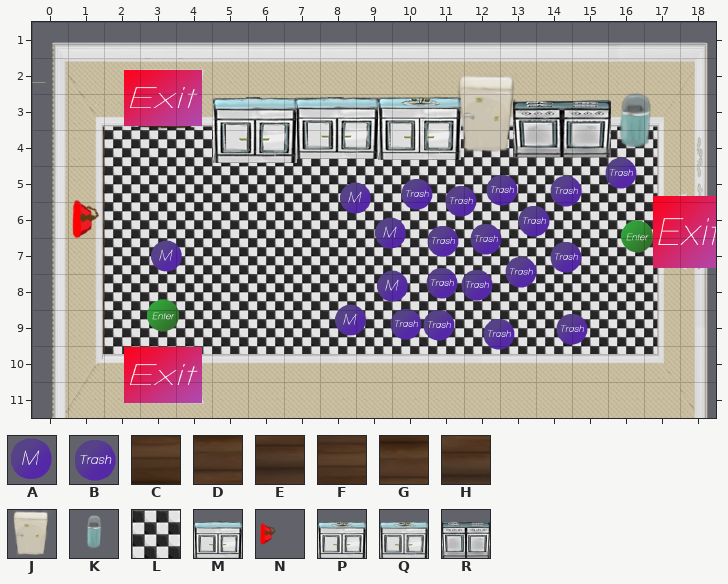
Tiled map: Tiled Maps/Kitchen_Dirty.tmx. Above is the file before it was changed.
Cells are 100x100 px. Shown: x 0..18, y 1..11.
Key: from "enemy_sheet_100x100tiles": A 0, B 3; from "floor_sheet": C 78, D 93, E 108, F 123, G 138, H 153; from "fridge": J 0; from "kitchen-trash": K 0; from "kitchen_tile": L 0; from "kitchencounter": M 0; from "kitchenphone": N 0; from "sink": P 0; from "sink128": Q 0; from "stove": R 0.
_ is an empty cell, # one hidden under a higher layer.
Objects are placed by their top-left corner, in cells (3,4 is the top-left corner of cell 3,4); size is 1x1 cell unless given.
Layers that did not change in this view are not listed.
Layer "Floor" before, first column x 0:
 1 ___________________
 2 _#################_
 3 _CLLLL_LLQLLLLLLLL_
 4 _DLLLLLLLLLLLLLLLL_
 5 _ELLLLLLLLLLLLLLLL_
 6 _FLLLLLLLLLLLLLLLL_
 7 _GLLLLLLLLLLLLLLLL_
 8 _HLLLLLLLLLLLLLLLL_
 9 _FLLLLLLLLLLLLLLLL_
10 _GLLLLLLLLLLLLLLLL_
11 _H################_
Objects on layer "Mice #2" before:
B at 15.8,4.7
B at 14.3,5.2
A at 8.5,5.4
A at 9.5,6.4
A at 3.3,7
B at 14.3,7
A at 9.5,7.9
A at 8.3,8.8
B at 14.5,9
Objects on layer "Trash #2" before:
B at 12.5,5.2
B at 10.2,5.3
B at 11.4,5.5
B at 13.4,6
B at 12.1,6.5
B at 10.9,6.6
B at 13,7.4
B at 10.9,7.7
B at 11.8,7.8
B at 9.9,8.9
B at 10.8,8.9
B at 12.4,9.2
Objects on layer "Furniture" before:
J at 11.6,2.4 size 2.1x2.3
R at 13.4,2.7 size 2.7x2.1
M at 7.3,2.6 size 2.3x2.2
P at 9.6,2.5 size 2.3x2.3
K at 15.4,2.8 size 2.7x2.2
M at 5,2.5 size 2.3x2.4
N at 0.9,5.3 size 2.2x2.3
The same view after the edit:
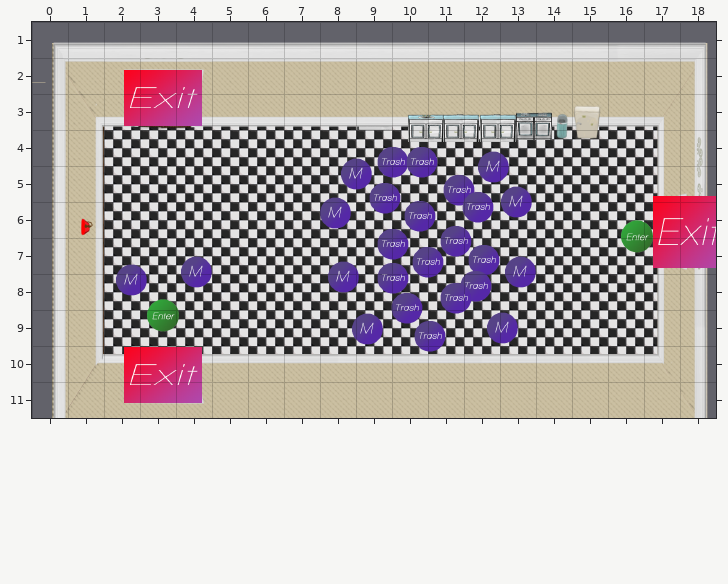
Difference:
Layer "Floor":
y 3: x 6 _ -> L
Layer "Mice #2" (removed):
removed: B at 15.8,4.7
removed: B at 14.3,5.2
removed: A at 8.5,5.4
removed: A at 9.5,6.4
removed: A at 3.3,7
removed: B at 14.3,7
removed: A at 9.5,7.9
removed: A at 8.3,8.8
removed: B at 14.5,9
Layer "Trash #2" (removed):
removed: B at 12.5,5.2
removed: B at 10.2,5.3
removed: B at 11.4,5.5
removed: B at 13.4,6
removed: B at 12.1,6.5
removed: B at 10.9,6.6
removed: B at 13,7.4
removed: B at 10.9,7.7
removed: B at 11.8,7.8
removed: B at 9.9,8.9
removed: B at 10.8,8.9
removed: B at 12.4,9.2
Layer "Mice" (added):
added: A at 12.3,4.6
added: A at 8.5,4.7
added: A at 13,5.5
added: A at 7.9,5.8
added: A at 4.1,7.5
added: A at 13.1,7.5
added: A at 8.2,7.6
added: A at 2.3,7.7
added: A at 12.6,9
added: A at 8.8,9.1
Layer "Trash" (added):
added: B at 9.5,4.4
added: B at 10.3,4.4
added: B at 11.3,5.2
added: B at 9.3,5.4
added: B at 11.9,5.6
added: B at 10.3,5.9
added: B at 11.2,6.6
added: B at 9.5,6.7
added: B at 12,7.1
added: B at 10.5,7.2
added: B at 9.5,7.6
added: B at 11.8,7.8
added: B at 11.2,8.2
added: B at 9.9,8.4
added: B at 10.5,9.2
Layer "Furniture":
changed: R at 13.4,2.7 size 2.7x2.1 -> R at 13.4,3.3
changed: J at 11.6,2.4 size 2.1x2.3 -> J at 14.9,3.3
changed: P at 9.6,2.5 size 2.3x2.3 -> P at 10.4,3.3
changed: M at 7.3,2.6 size 2.3x2.2 -> M at 12.4,3.3
changed: M at 5,2.5 size 2.3x2.4 -> M at 11.4,3.3
changed: K at 15.4,2.8 size 2.7x2.2 -> K at 14.2,3.4
changed: N at 0.9,5.3 size 2.2x2.3 -> N at 1.3,6.2
Pixel boxes of the changes (left, top, right, bottom) in both pictures:
changed: (72, 75, 651, 352)
